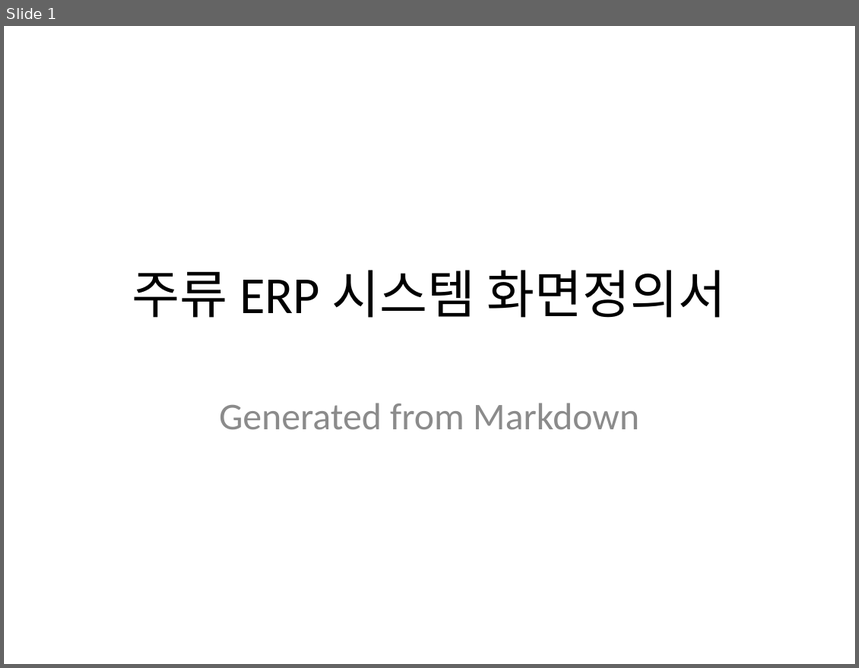
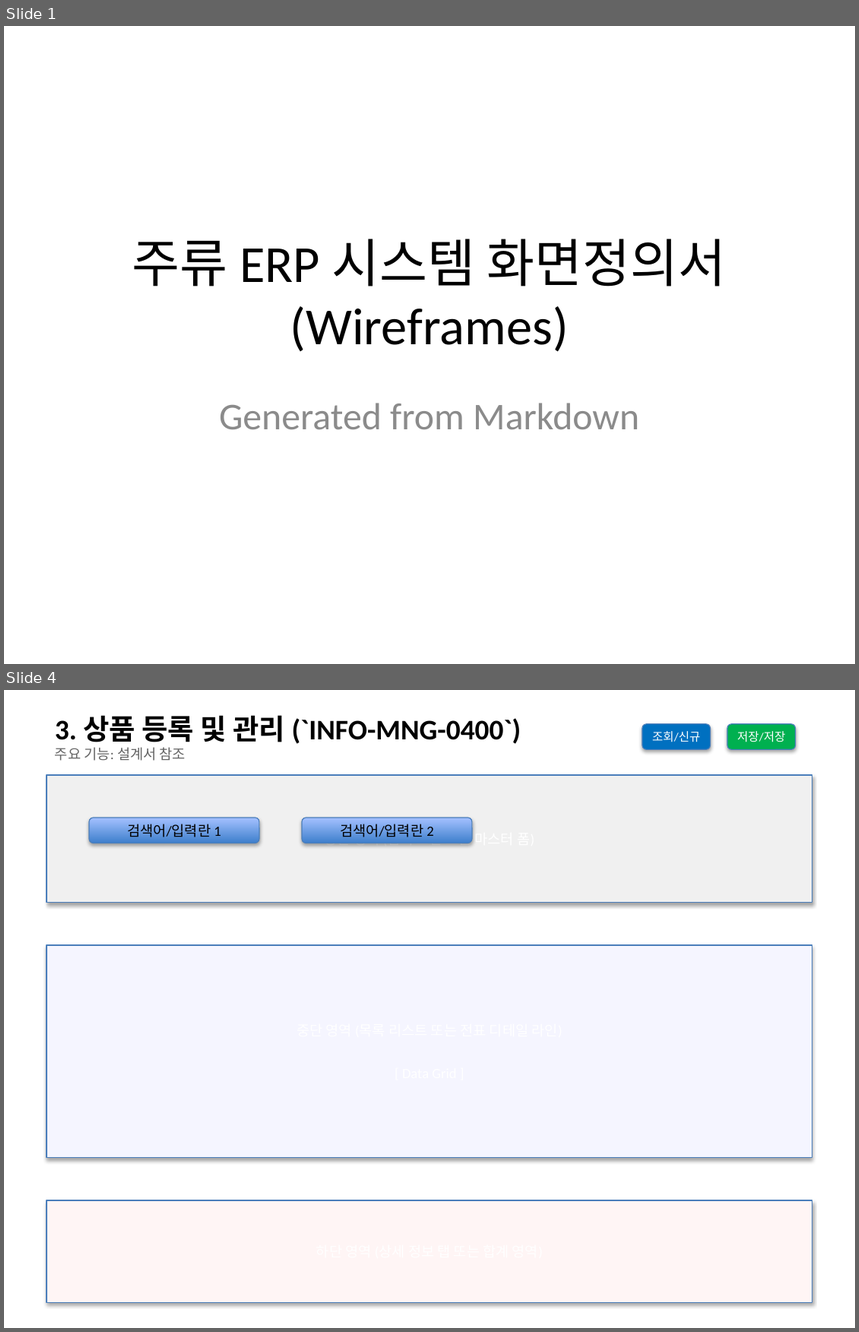
Before and after one commit to sooil-c/PSA-DOCS, a slide deck: 02_설계/화면정의서.pptx. Shown one above the other, each under a label of ours: slide 1 before the commit, slides 1 and 4 after it; the slides between them are not shown. The pictures are 859x668 and 859x1332 pixels, drawn with LibreOffice and Linux fonts; fonts in the diff are those of the drawing. Boxes give left, top, right and bottom in pixels: in the first picture for what was removed or moved away, otherwise in the second. Text is boxed around its words. In the diff, an @@ line names an element or a change of style, - is before the commit and + after.

```diff
--- a/02_설계/화면정의서.pptx
+++ b/02_설계/화면정의서.pptx
@@ slide 4 added at (x1=4, y1=690, x2=855, y2=1328), background #FFFFFF @@
@@ text added at (x1=55, y1=715, x2=522, y2=744), 24 pt, text #000000, bold @@
+3. 상품 등록 및 관리 (`INFO-MNG-0400`)
@@ rounded rectangle added at (x1=642, y1=724, x2=711, y2=749), fill #0070C0, outline #4B7EBC 0.75 pt, 10 pt, text #FFFFFF @@
+조회/신규
@@ rounded rectangle added at (x1=728, y1=724, x2=796, y2=749), fill #00B050, outline #4B7EBC 0.75 pt, 10 pt, text #FFFFFF @@
+저장/저장
@@ text added at (x1=55, y1=747, x2=186, y2=761), 12 pt, text #646464 @@
+주요 기능: 설계서 참조
@@ rectangle added at (x1=47, y1=775, x2=813, y2=903), fill #F0F0F0, outline #4B7EBC 0.75 pt, 12 pt, text #FFFFFF @@
+상단 영역 (검색 조건 또는 마스터 폼)
@@ rounded rectangle added at (x1=89, y1=818, x2=259, y2=844), fill gradient #3F80CE to #A4C4FF, outline #4B7EBC 0.75 pt, 12 pt, text #000000 @@
+검색어/입력란 1
@@ rounded rectangle added at (x1=302, y1=818, x2=472, y2=844), fill gradient #3F80CE to #A4C4FF, outline #4B7EBC 0.75 pt, 12 pt, text #000000 @@
+검색어/입력란 2
@@ rectangle added at (x1=47, y1=945, x2=813, y2=1158), fill #F5F5FF, outline #4B7EBC 0.75 pt @@
@@ rectangle added at (x1=47, y1=1201, x2=813, y2=1303), fill #FFF5F5, outline #4B7EBC 0.75 pt @@
@@ slide 1 changed as well @@
@@ title at (x1=132, y1=239, x2=727, y2=352): text changed @@
-주류 ERP 시스템 화면정의서
+주류 ERP 시스템 화면정의서 (Wireframes)
```
Also in this commit, not shown: 5 other slides changed, 3 other slides added, 4 slides removed.
